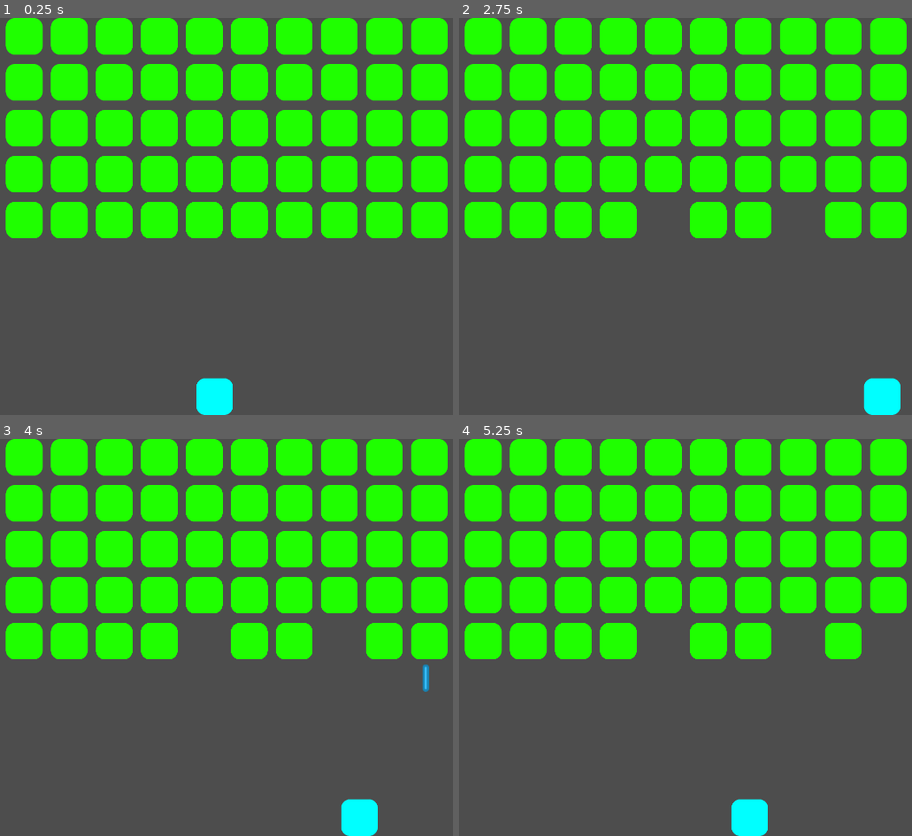
Above: before the commit, frames 1-4 (two rows, left to right).
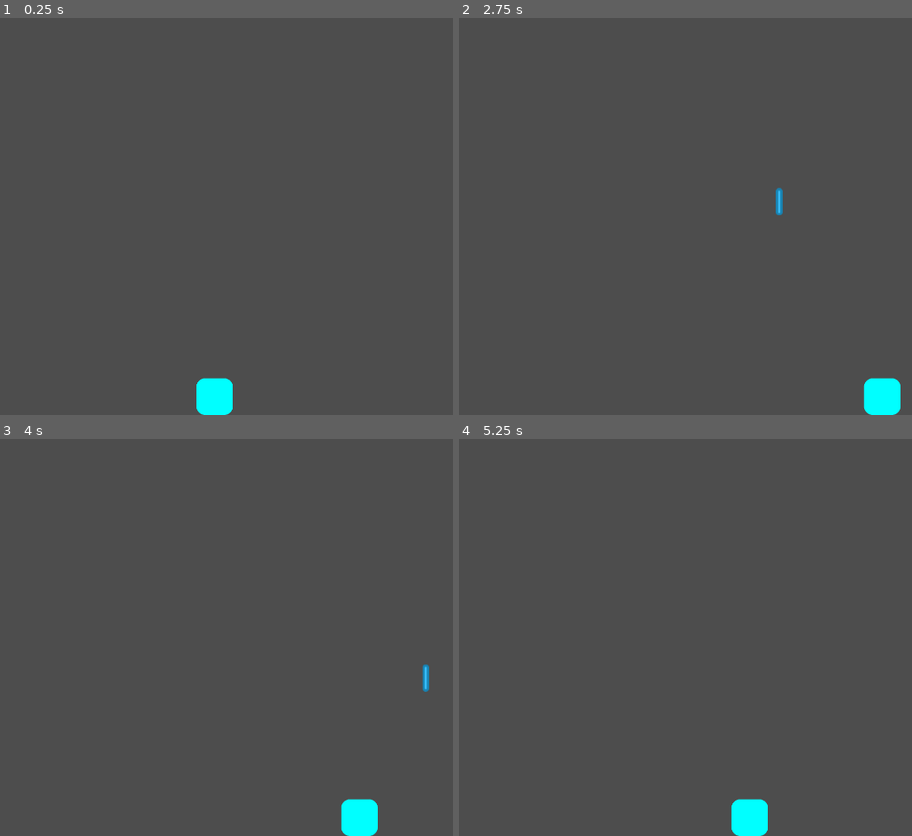
Above: after the commit, the same moments.

Repository: michael-j-coyne/space-defense
Game: Godot game, scene res://scenes/main.tscn
Two runs of this game, one before a commit and one after it. Both use one fixed random seed, a clock stepped at 60 frames per second and the inputs below.
Inputs (mouse positions are in pixels of both pictures, inside the frame that each line leads up to):
- Up to frame 1 (0.25 s): no input
- Up to frame 2 (2.75 s): tap Enter (ui_accept) at 0.5, 0.77, 2 s; move the mouse to (844, 196) at 0.52 s; hold Right (ui_right) 0.53-1.25 s; hold Shift 0.53-1.25 s; click (844, 196) at 0.67 s; drag from (549, 236) to (780, 395) at 1.27 s; move the mouse to (757, 129) at 2.02 s; hold Right (ui_right) from 2.03 s (still down); tap Ctrl at 2.1 s
- Up to frame 3 (4 s): release Right (ui_right) at 2.75 s; drag from (194, 716) to (22, 458) at 2.77 s; tap Enter (ui_accept) at 3.5, 3.77 s; move the mouse to (443, 697) at 3.52 s; hold Left (ui_left) from 3.53 s (still down); tap Alt at 3.6 s
- Up to frame 4 (5.25 s): release Left (ui_left) at 4.25 s; drag from (477, 577) to (526, 458) at 4.27 s; move the mouse to (726, 637) at 5.02 s; hold Left (ui_left) from 5.03 s (still down); hold Shift from 5.03 s (still down); click (726, 637) at 5.17 s

The runs differ from the first frame. In frame 1, 36% of the frame differs, in the area x 1-99%, y 0-56%; in frame 2, 35%; in frame 3, 35%; in frame 4, 34%.

Commit message:
Move code from main.gd to enemy_grid.gd
Create enemy_grid.tscn

Diff:
--- /dev/null
+++ b/scenes/enemy_grid.gd
@@ -0,0 +1,30 @@
+class_name EnemyGrid extends Node2D
+
+const enemy_scene = preload("res://scenes/Enemy.tscn")
+
+# TODO: this is not actually connected to the enemy itself,
+# so the enemy could change size and this would be wrong.
+# I need a **single point of control** for the enemy size.
+const ENEMY_SIZE = Vector2(100, 100)
+const ENEMY_GROUP_SIZE = Vector2(1200, 600)
+const NUM_ENEMIES = Vector2i(10, 5)
+const NUM_GAPS = Vector2i(NUM_ENEMIES.x - 1, NUM_ENEMIES.y - 1)
+const GAP_SIZE = Vector2(
+	(ENEMY_GROUP_SIZE.x - NUM_ENEMIES.x * ENEMY_SIZE.x) / NUM_GAPS.x,
+	(ENEMY_GROUP_SIZE.y - NUM_ENEMIES.y * ENEMY_SIZE.y) / NUM_GAPS.y)
+
+func _create_enemy_grid() -> void:
+	for row_idx in range(NUM_ENEMIES.y):
+		for col_idx in range(NUM_ENEMIES.x):
+			var enemy = enemy_scene.instantiate()
+			enemy.set_position(EnemyGrid._enemy_position(row_idx, col_idx))
+			add_child(enemy)
+
+static func _enemy_position(row_idx: int, col_idx: int) -> Vector2:
+	var pos_x = 0.5 * ENEMY_SIZE.x + col_idx * (ENEMY_SIZE.x + GAP_SIZE.x)
+	var pos_y = 0.5 * ENEMY_SIZE.y + row_idx * (ENEMY_SIZE.y + GAP_SIZE.y)
+
+	return Vector2(pos_x, pos_y)
+
+func spawn_enemies() -> void:
+	_create_enemy_grid()
--- /dev/null
+++ b/scenes/enemy_grid.tscn
@@ -0,0 +1,6 @@
+[gd_scene load_steps=2 format=3 uid="uid://bvmrysyho501e"]
+
+[ext_resource type="Script" path="res://scenes/enemy_grid.gd" id="1_dv1ay"]
+
+[node name="EnemyGrid" type="Node2D"]
+script = ExtResource("1_dv1ay")
--- a/scenes/main.gd
+++ b/scenes/main.gd
@@ -1,35 +1,4 @@
 class_name Main extends Node
 
-const enemy_scene = preload("res://scenes/Enemy.tscn")
-
-# TODO: this is not actually connected to the enemy itself,
-# so the enemy could change size and this would be wrong.
-# I need a **single point of control** for the enemy size.
-const ENEMY_SIZE = Vector2(100, 100)
-const ENEMY_GROUP_SIZE = Vector2(1200, 600)
-const NUM_ENEMIES = Vector2i(10, 5)
-const NUM_GAPS = Vector2i(NUM_ENEMIES.x - 1, NUM_ENEMIES.y - 1)
-const GAP_SIZE = Vector2(
-	(ENEMY_GROUP_SIZE.x - NUM_ENEMIES.x * ENEMY_SIZE.x) / NUM_GAPS.x,
-	(ENEMY_GROUP_SIZE.y - NUM_ENEMIES.y * ENEMY_SIZE.y) / NUM_GAPS.y)
-
-var enemies: Array[Enemy] = []
-@onready var enemy_spawn: Control = get_node("EnemySpawnContainer") as Control
-
-func create_enemy_grid() -> void:
-	for row_idx in range(NUM_ENEMIES.y):
-		for col_idx in range(NUM_ENEMIES.x):
-			var enemy = enemy_scene.instantiate()
-			enemy.set_position(Main.enemy_position(row_idx, col_idx))
-			enemies.append(enemy)
-			enemy_spawn.add_child(enemy)
-
-static func enemy_position(row_idx: int, col_idx: int) -> Vector2:
-	var pos_x = 0.5 * ENEMY_SIZE.x + col_idx * (ENEMY_SIZE.x + GAP_SIZE.x)
-	var pos_y = 0.5 * ENEMY_SIZE.y + row_idx * (ENEMY_SIZE.y + GAP_SIZE.y)
-
-	return Vector2(pos_x, pos_y)
-
 func _ready() -> void:
-	enemy_spawn.set_size(ENEMY_GROUP_SIZE)
-	create_enemy_grid()
+	pass
